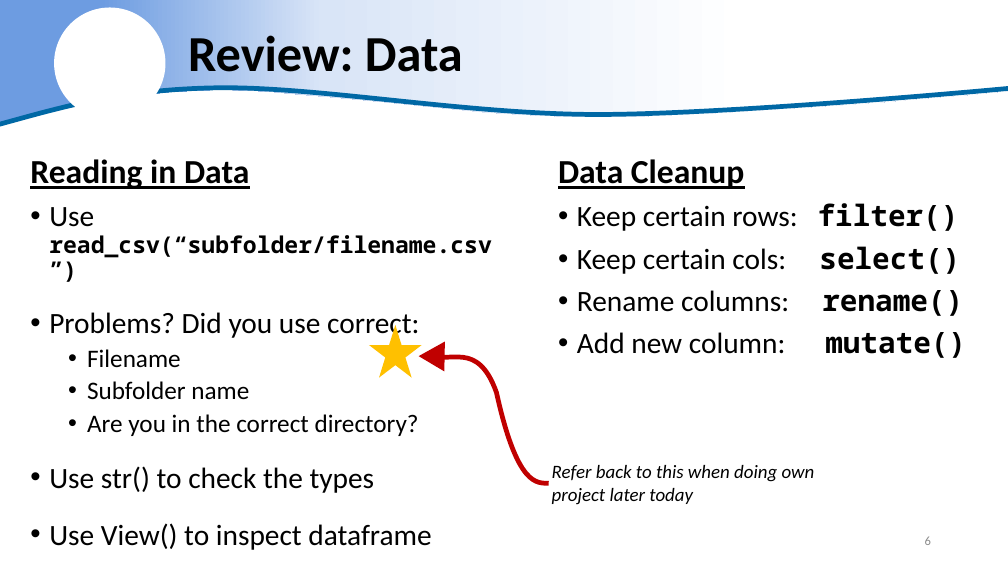
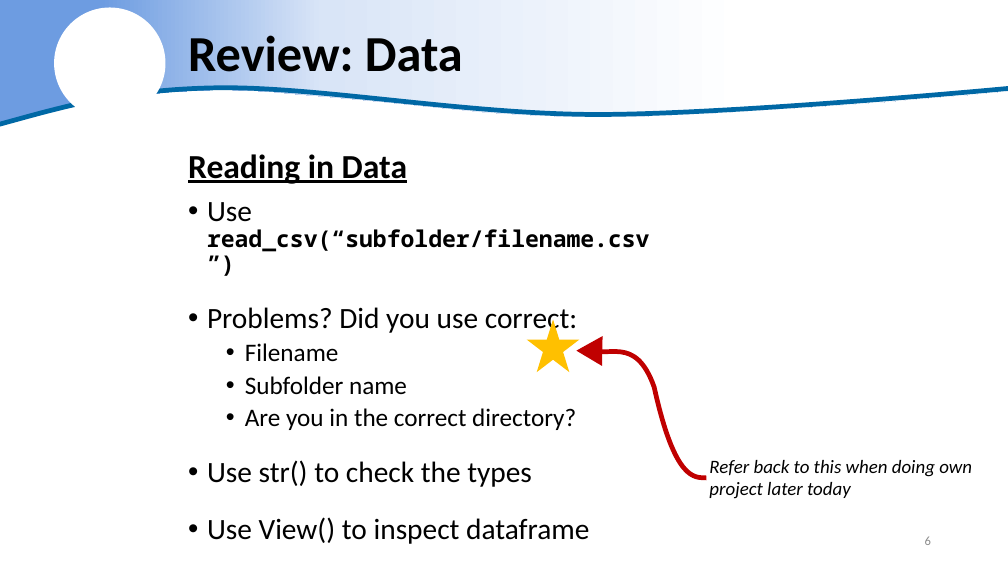
Before and after one commit to justinpriest/ADFG_R_Intro_Workshop, a slide deck: slide 6 of presentations/Day 2 – AM Review.pptx. Drawn at 1008x567 pixels with LibreOffice and Linux fonts; fonts in the diff are those of the drawing; background and template pictures are left out. Boxes give left, top, right and bottom in pixels: in the first picture for what was removed or moved away, otherwise in the second. Text is boxed around its words. In the diff, an @@ line names an element or a change of style, - is before the commit and + after.

Commit message:
updated review slides

```diff
--- a/presentations/Day 2 – AM Review.pptx
+++ b/presentations/Day 2 – AM Review.pptx
@@ text removed at (558,159,966,358) @@
-Data Cleanup
-• Keep certain rows: filter()
-• Keep certain cols: select()
-• Rename columns: rename()
-• Add new column: mutate()
@@ 2 texts, 1 freeform shape, 1 star: place and size @@
-2 texts, 1 freeform shape, 1 star at (30,159,815,550)
+2 texts, 1 freeform shape, 1 star at (188,154,972,544)
@@ triangle: place and size @@
-triangle at (419,341,458,379)
+triangle at (576,336,615,373)
```
Also in this commit, not shown: 1 slide added, 2 slides removed, 1 other file.
